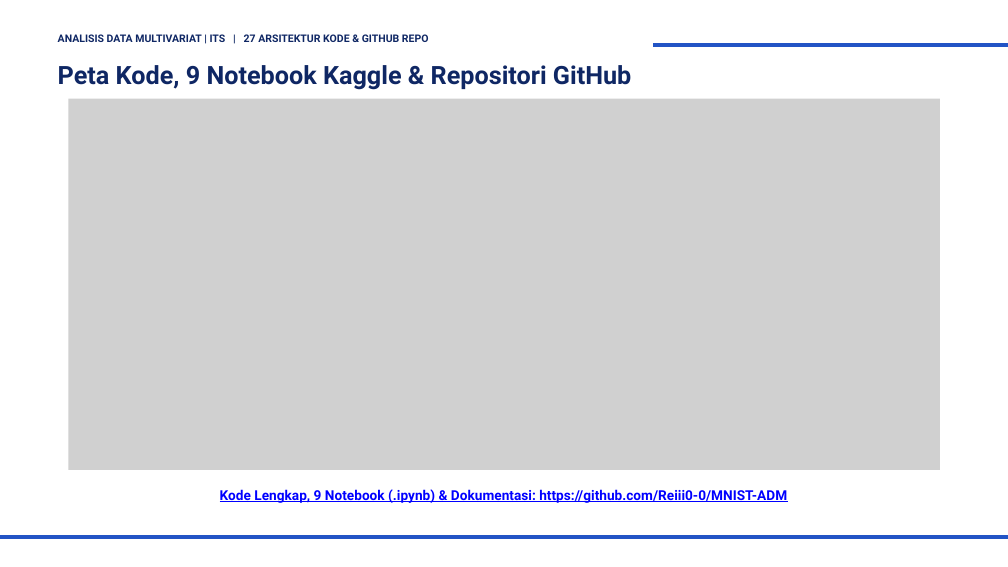
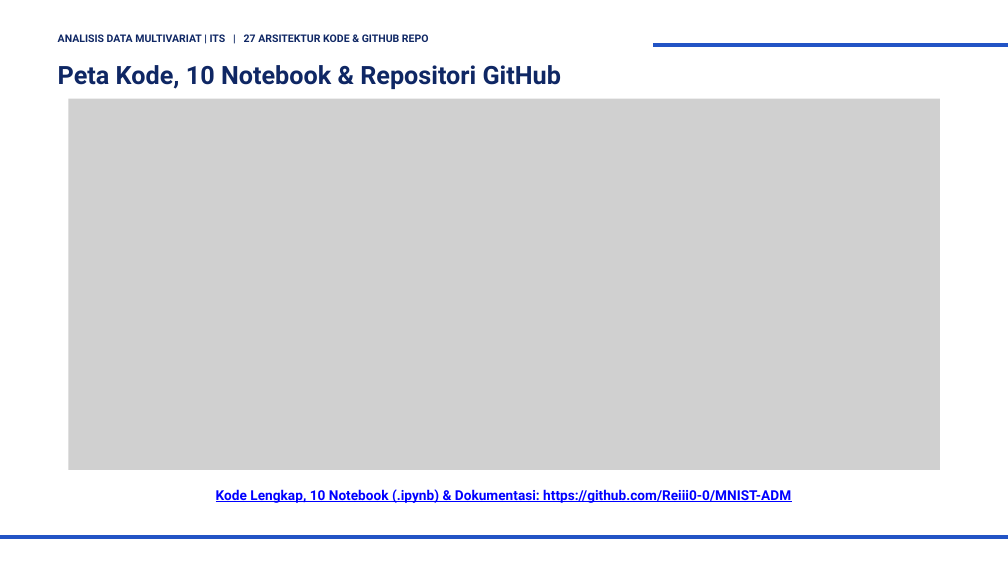
Before and after one commit to Reiii0-0/MNIST-ADM, a slide deck: slide 28 of outputs/FP_Analisis_Data_Multivariat_Tim_Arete_5025241135_FINAL.pptx. Drawn at 1008x567 pixels with LibreOffice and Linux fonts; fonts in the diff are those of the drawing; grey boxes stand for pictures. Boxes give left, top, right and bottom in pixels: in the first picture for what was removed or moved away, otherwise in the second. Text is boxed around its words. In the diff, an @@ line names an element or a change of style, - is before the commit and + after.

Commit message:
docs(notebooks,slides): enrich Markdown explanations in NB01-10 and sync final slides

```diff
--- a/outputs/FP_Analisis_Data_Multivariat_Tim_Arete_5025241135_FINAL.pptx
+++ b/outputs/FP_Analisis_Data_Multivariat_Tim_Arete_5025241135_FINAL.pptx
@@ text at [58, 65, 561, 89]: text changed @@
-Peta Kode, 9 Notebook Kaggle & Repositori GitHub
+Peta Kode, 10 Notebook & Repositori GitHub
@@ text at [216, 489, 791, 503]: text changed @@
-Kode Lengkap, 9 Notebook (.ipynb) & Dokumentasi: https://github.com/Reiii0-0/MNIST-ADM
+Kode Lengkap, 10 Notebook (.ipynb) & Dokumentasi: https://github.com/Reiii0-0/MNIST-ADM
```
Also in this commit, not shown: 6 other slides changed, 14 other files.
